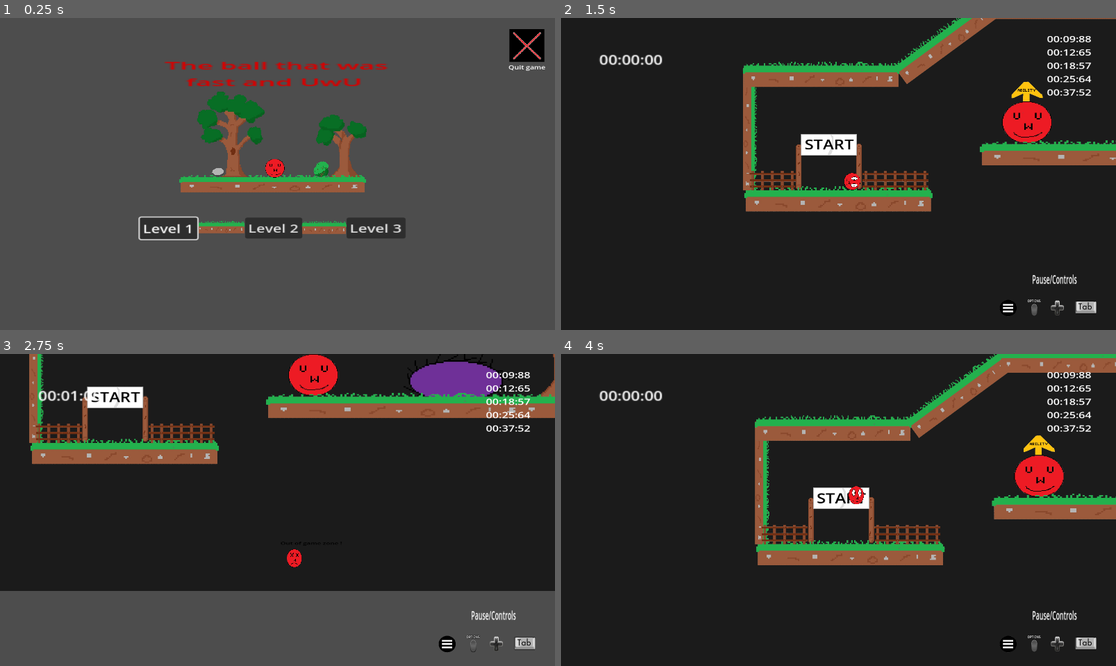
Above: before the commit, frames 1-4 (two rows, left to right).
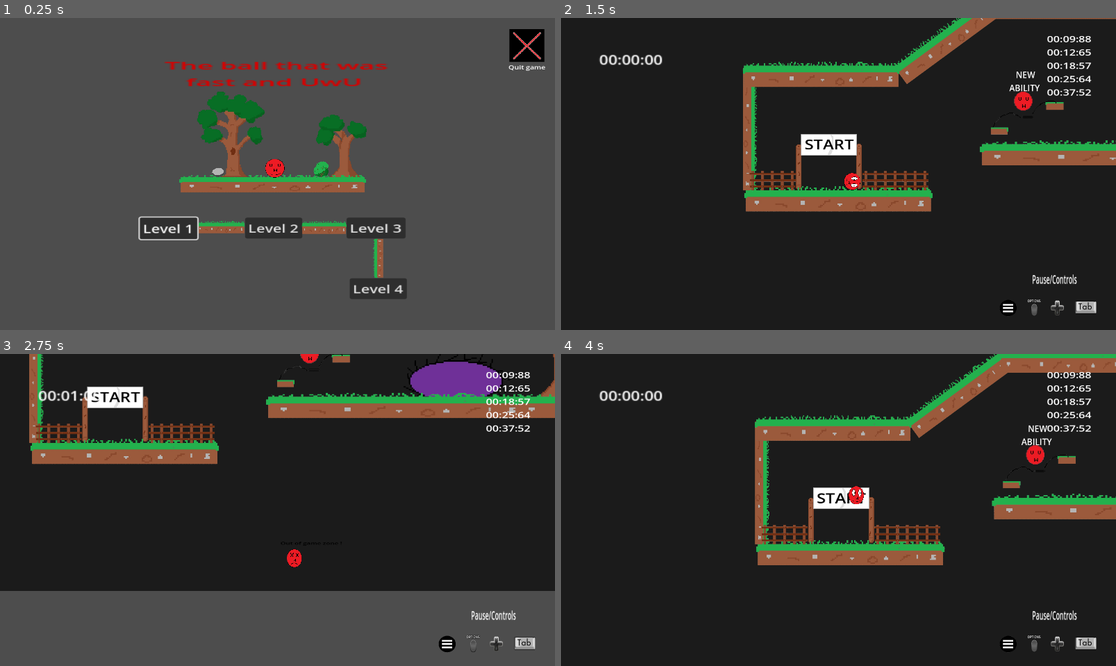
Above: after the commit, the same moments.

Repository: Mahnwe/TheBallThatWasUwU
Game: Godot game, scene res://Scenes/menu.tscn
The game is run twice, just before and just after one commit, with the same random seed, the same clock (stepped at 60 frames per second) and the same inputs.
Inputs (mouse positions are in pixels of both pictures, inside the frame that each line leads up to):
- Up to frame 1 (0.25 s): no input
- Up to frame 2 (1.5 s): click "Level 3" at 0.5 s; tap Enter at 1.25 s; move the mouse to (960, 158) at 1.27 s; hold D (move_right) from 1.28 s (still down); tap F (next_level) at 1.35 s; click (960, 158) at 1.42 s
- Up to frame 3 (2.75 s): keep holding D (move_right); tap Space (jump) at 1.52, 2.27 s; move the mouse to (166, 525) at 2.02 s; tap X (dash) at 2.1 s; tap F (next_level) at 2.3 s
- Up to frame 4 (4 s): move the mouse to (894, 441) at 2.77 s; release D (move_right) at 2.78 s; hold A (move_left) 2.78-3.53 s; tap F (next_level) at 2.85, 3.8 s; move the mouse to (810, 572) at 3.52 s; hold D (move_right) from 3.53 s (still down); tap C (open_commands) at 3.6 s; click (810, 572) at 3.67 s; tap Space (jump) at 3.77 s

The runs differ from the first frame. In frame 1, 0.8% of the frame differs, in the area x 63-74%, y 70-90%; in frame 2, 1.3%, in the area x 77-91%, y 17-41%; in frame 3, 1.0%; in frame 4, 1.3%.

Commit message:
Remove "demo" objects, and implement sprite changing for abilities with the new sprites added

Diff:
--- a/Scenes/ability.tscn
+++ b/Scenes/ability.tscn
@@ -1,6 +1,5 @@
-[gd_scene load_steps=5 format=3 uid="uid://i4jemvk3v54m"]
+[gd_scene load_steps=4 format=3 uid="uid://i4jemvk3v54m"]
 
-[ext_resource type="Texture2D" uid="uid://dmmixb0c26f0w" path="res://Arts/AbilitySprite/SpriteAbility-removebg-preview.png" id="1_m13po"]
 [ext_resource type="Script" path="res://Scripts/ability.gd" id="1_vfgwr"]
 
 [sub_resource type="RectangleShape2D" id="RectangleShape2D_4eu1f"]
@@ -24,7 +23,6 @@
 [node name="Sprite2D" type="Sprite2D" parent="."]
 position = Vector2(2, -43)
 scale = Vector2(0.555066, 0.5)
-texture = ExtResource("1_m13po")
 
 [node name="CollisionShape2D" type="CollisionShape2D" parent="."]
 position = Vector2(3, -41)
@@ -38,4 +36,13 @@
 position = Vector2(-162, -18.5)
 shape = SubResource("RectangleShape2D_84xg5")
 
+[node name="Label2" type="Label" parent="."]
+offset_left = -83.0
+offset_top = -237.0
+offset_right = 62.0
+offset_bottom = -124.0
+theme_override_font_sizes/font_size = 40
+text = "   NEW
+ABILITY"
+
 [connection signal="body_entered" from="Area2D" to="." method="_on_area_2d_body_entered"]
--- a/Scenes/level3.tscn
+++ b/Scenes/level3.tscn
@@ -146,6 +146,7 @@
 [node name="Ability" parent="." instance=ExtResource("7_pr54i")]
 position = Vector2(28, 1173)
 scale = Vector2(0.52, 0.56)
+sprite_id = 1
 
 [node name="Wall2" parent="." instance=ExtResource("8_tnmog")]
 position = Vector2(-754, 1358)
--- a/Scenes/menu.tscn
+++ b/Scenes/menu.tscn
@@ -9,7 +9,6 @@
 [ext_resource type="PackedScene" uid="uid://be8h04flewf2h" path="res://Scenes/tree.tscn" id="6_ilarj"]
 [ext_resource type="PackedScene" uid="uid://doy0e7jnl2886" path="res://Scenes/wall.tscn" id="8_ar47r"]
 [ext_resource type="Texture2D" uid="uid://uxl3y05r1kun" path="res://Arts/CrossCloseSprite/CrossClose.png" id="9_ch5om"]
-[ext_resource type="PackedScene" uid="uid://u2l2p1akcs6s" path="res://Scenes/demo.tscn" id="10_snf4e"]
 
 [node name="Menu" type="Control"]
 custom_minimum_size = Vector2(1920, 1080)
@@ -114,7 +113,6 @@
 position = Vector2(1186, 473)
 
 [node name="Level4Button" type="Button" parent="." groups=["MenuButtons"]]
-visible = false
 z_index = 2
 layout_mode = 0
 offset_left = 1210.0
@@ -132,7 +130,6 @@
 text = "Level 4"
 
 [node name="Wall" parent="." instance=ExtResource("8_ar47r")]
-visible = false
 position = Vector2(1406, 758)
 rotation = 1.5708
 scale = Vector2(0.44, 1.44)
@@ -160,13 +157,6 @@
 theme_override_font_sizes/font_size = 25
 text = "Quit game"
 
-[node name="Demo" parent="." instance=ExtResource("10_snf4e")]
-layout_mode = 1
-offset_left = 871.0
-offset_top = 267.0
-offset_right = 1021.0
-offset_bottom = 336.0
-
 [connection signal="gui_input" from="Level1Button" to="." method="_on_level_1_button_gui_input"]
 [connection signal="pressed" from="Level1Button" to="." method="_on_level_1_button_pressed"]
 [connection signal="gui_input" from="Level2Button" to="." method="_on_level_2_button_gui_input"]
--- a/Scripts/ability.gd
+++ b/Scripts/ability.gd
@@ -1,9 +1,13 @@
 extends StaticBody2D
 
 signal player_entered
+@export var sprite_id = 0
 # Called when the node enters the scene tree for the first time.
 func _ready():
-	pass # Replace with function body.
+	if sprite_id == 0:
+		$Sprite2D.texture = load("res://Arts/AbilitySprite/DashAbilitySprite-removebg-preview.png")
+	elif sprite_id == 1:
+		$Sprite2D.texture = load("res://Arts/AbilitySprite/DoubleJumpAbilitySprite-removebg-preview.png")
 
 
 # Called every frame. 'delta' is the elapsed time since the previous frame.
@@ -15,6 +19,7 @@
 	if body.name == "Player":
 		player_entered.emit()
 		$Label.show()
+		$Label2.hide()
 		for n in 8:
 			$Sprite2D.hide()
 			await get_tree().create_timer(0.2).timeout;
Not shown: 1 places in Scenes/menu.tscn that only renumber resources
